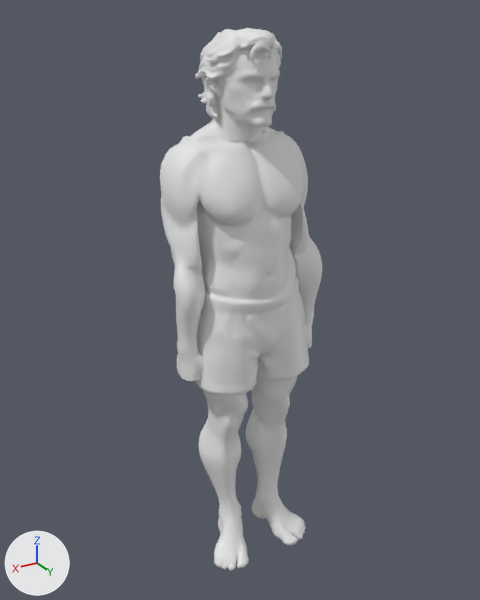
An edit to the glTF model assets/people/bold_cowboy_body.glb, drawn before and after from the same camera.
The view is the same before and after, from a camera (50 mm lens) standing at (1.134, 1.833, 1.941) and looking at (0.003, -0.052, 0.998). Arrows for +X, +Y and +Z are at lower left; the lights stay in place. The picture after the commit comes second. Vertices at exactly the same position are counted once.

The older version as bpy lines, for what is in view:
```python
me_body_head = bpy.data.meshes.new('body_head')
me_body_head.from_pydata(...)  # 5022 vertices, 10000 faces; spans x -0.172..0.172, y -0.184..0.128, z 1.566..1.905
me_body_skin = bpy.data.meshes.new('body_skin')
me_body_skin.from_pydata(...)  # 10860 vertices, 21559 faces; spans x -0.29..0.29, y -0.21..0.17, z -0.03..1.59
ob_body_head = bpy.data.objects.new('body_head', me_body_head)
ob_body_head.location = (0.0, 0.0, 0.0)
ob_body_skin = bpy.data.objects.new('body_skin', me_body_skin)
ob_body_skin.location = (0.0, 0.0, 0.0)
```
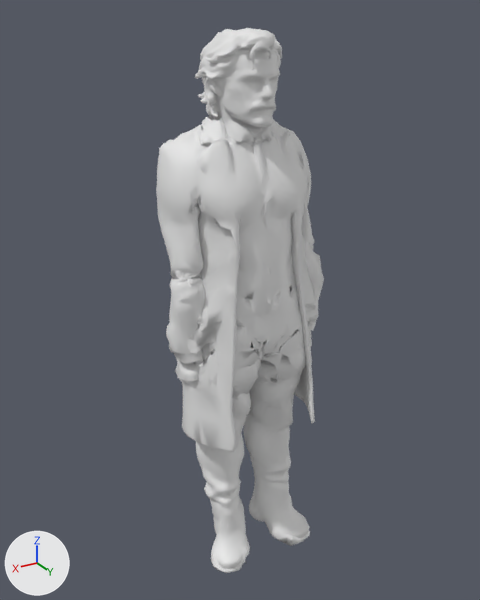
Changed parts and their boxes [x1, y1, x2, y2] in the pictures (480 x 600 px; the box of a moved part takes in the faces that stretch with it):
'body_skin', reshaped (mostly hidden afterwards)
    before: [160, 131, 322, 571]
    after: [174, 198, 314, 565]
'body_coat', added
    after: [156, 116, 324, 452]
'body_trousers', added
    after: [196, 325, 311, 573]
part 1 of me_body_skin, moved or reshaped (mostly hidden afterwards)
    before: [173, 136, 322, 404]
    after: [174, 198, 314, 381]
part 2 of me_body_skin, moved or reshaped (mostly hidden afterwards)
    before: [214, 489, 299, 571]
    after: [242, 538, 293, 565]

The change in detail:
me_body_skin is used by ob_body_skin; location (0.0, 0.0, 0.0).
me_body_skin had 10860 vertices, 21559 faces and spanned x -0.29..0.29, y -0.21..0.17, z -0.03..1.59.
me_body_skin now has 10860 vertices, 21559 faces and spans x -0.29..0.28, y -0.21..0.17, z -0.03..1.62.
me_body_skin part 1: 1184 of 10860 vertices moved; they spanned x -0.29..0.29, y -0.18..0.15, z 0.68..1.59 and now span x -0.27..0.28, y -0.18..0.13, z 0.68..1.62; mean shift (0.0, 0.0, 0.0); largest move (-0.18, 0.06, 0.82) -> (-0.23, 0.03, 0.8).
me_body_skin part 2: 157 of 10860 vertices moved; they spanned x -0.21..0.21, y -0.06..0.17, z -0.02..0.42 and now span x -0.2..0.2, y -0.06..0.16, z -0.02..0.42; mean shift (0.0, -0.01, 0.01); largest move (0.1, 0.16, 0.01) -> (0.12, 0.14, -0.02).
Other edits to the shape of me_body_skin do not show in these pictures.
Mesh me_body_trousers is new.
It has 4123 vertices, 7936 faces and spans x -0.234..0.233, y -0.132..0.179, z -0.037..0.961.
Mesh me_body_coat is new.
It has 3188 vertices, 6000 faces and spans x -0.308..0.302, y -0.225..0.192, z 0.534..1.649.
Object 'body_trousers' (ob_body_trousers) is new; it shows me_body_trousers.
Its location is (0.0, 0.0, 0.0).
Object 'body_coat' (ob_body_coat) is new; it shows me_body_coat.
Its location is (0.0, 0.0, 0.0).
